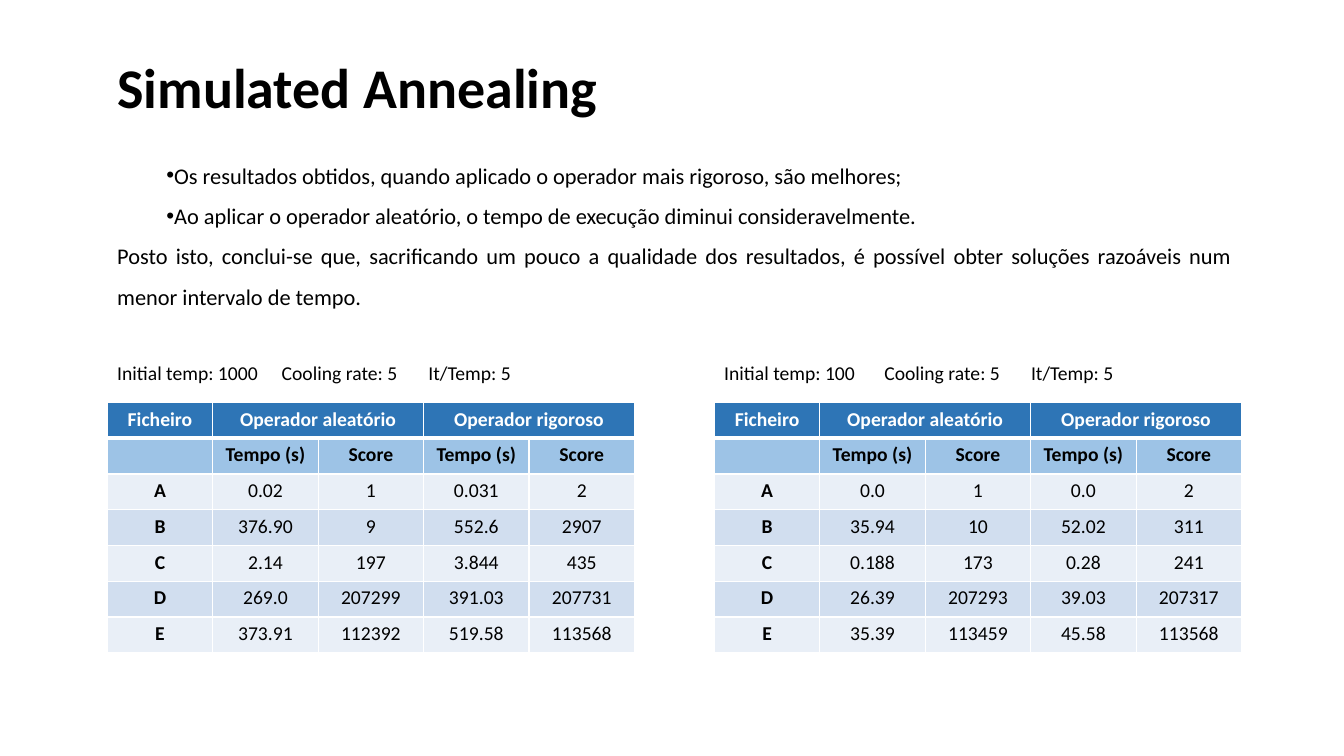
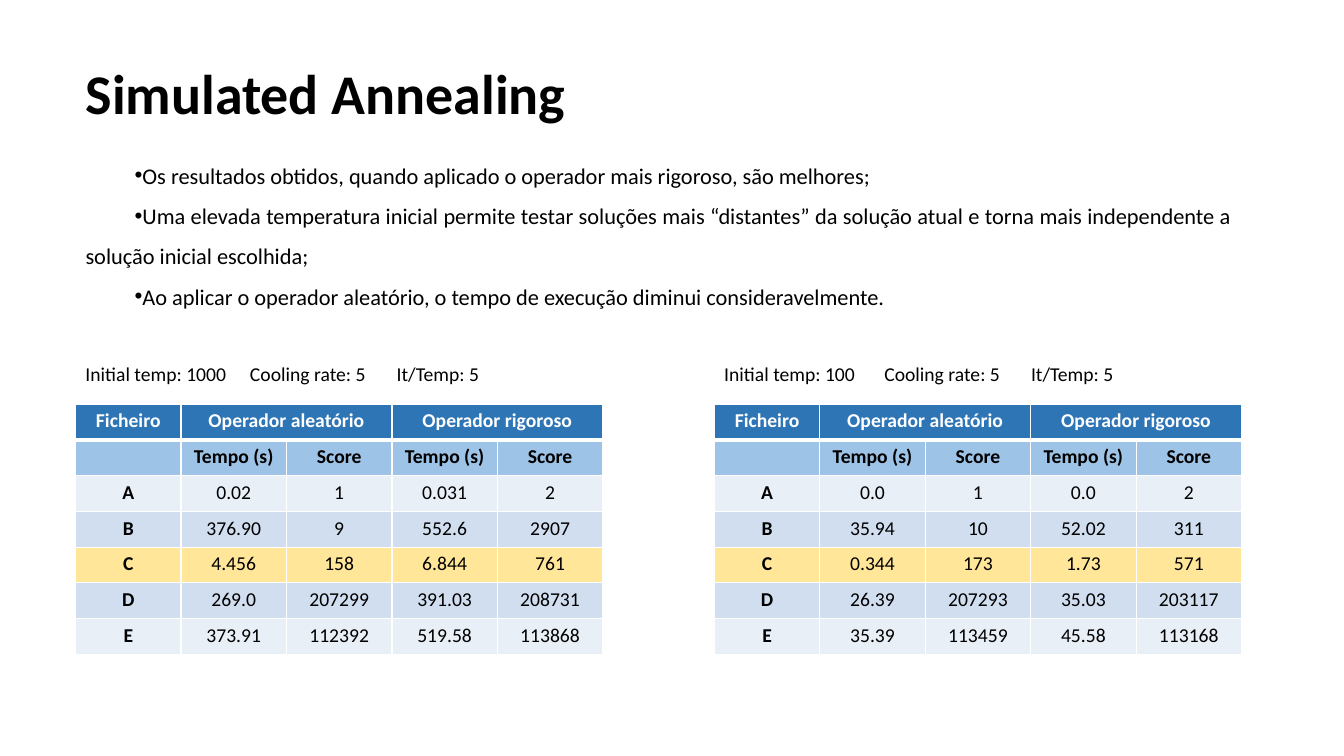
Before and after one commit to j-vm/FEUP_IART_2020, a slide deck: slide 3 of assets/EntregaFinal.pptx. Drawn at 1344x756 pixels with LibreOffice and Linux fonts; fonts in the diff are those of the drawing. Boxes give left, top, right and bottom in pixels: in the first picture for what was removed or moved away, otherwise in the second. Text is boxed around its words. In the diff, an @@ line names an element or a change of style, - is before the commit and + after.

```diff
--- a/assets/EntregaFinal.pptx
+++ b/assets/EntregaFinal.pptx
@@ title "Simulated Annealing": place and size @@
-title "Simulated Annealing" at (117, 68, 597, 118)
+title "Simulated Annealing" at (86, 74, 566, 124)
@@ text "Os resultados obtidos, quando aplicado ...": place and size @@
-text "Os resultados obtidos, quando aplicado ..." at (117, 168, 1230, 309)
+text "Os resultados obtidos, quando aplicado ..." at (86, 168, 1231, 309)
@@ text at (86, 208, 1231, 268): paragraph added @@
+• Uma elevada temperatura inicial permite testar soluções mais “distantes” da solução atual e torna mais independente a solução inicial escolhida;
@@ text at (117, 248, 1230, 309): paragraph removed @@
-Posto isto, conclui-se que, sacrificando um pouco a qualidade dos resultados, é possível obter soluções razoáveis num menor intervalo de tempo.
@@ text "Initial temp: 1000 Cooling rate: ...": place and size @@
-text "Initial temp: 1000 Cooling rate: ..." at (117, 366, 511, 384)
+text "Initial temp: 1000 Cooling rate: ..." at (85, 367, 479, 385)
@@ table: place and size @@
-table at (107, 402, 636, 652)
+table at (76, 404, 605, 654)
@@ table at (76, 404, 605, 654) @@
-row 5: C | 2.14 | 197 | 3.844 | 435
+row 5: C | 4.456 | 158 | 6.844 | 761
-row 6, column 5: 207731
+row 6, column 5: 208731
-row 7, column 5: 113568
+row 7, column 5: 113868
@@ fill #EAEFF7 to #FFE699 in row 5 @@
@@ table at (715, 404, 1244, 654) @@
-row 5: C | 0.188 | 173 | 0.28 | 241
+row 5: C | 0.344 | 173 | 1.73 | 571
-row 6, column 4: 39.03
+row 6, column 4: 35.03
-row 6, column 5: 207317
+row 6, column 5: 203117
-row 7, column 5: 113568
+row 7, column 5: 113168
@@ fill #EAEFF7 to #FFE699 in row 5 @@
```
Also in this commit, not shown: 4 other slides changed, 3 other files.
